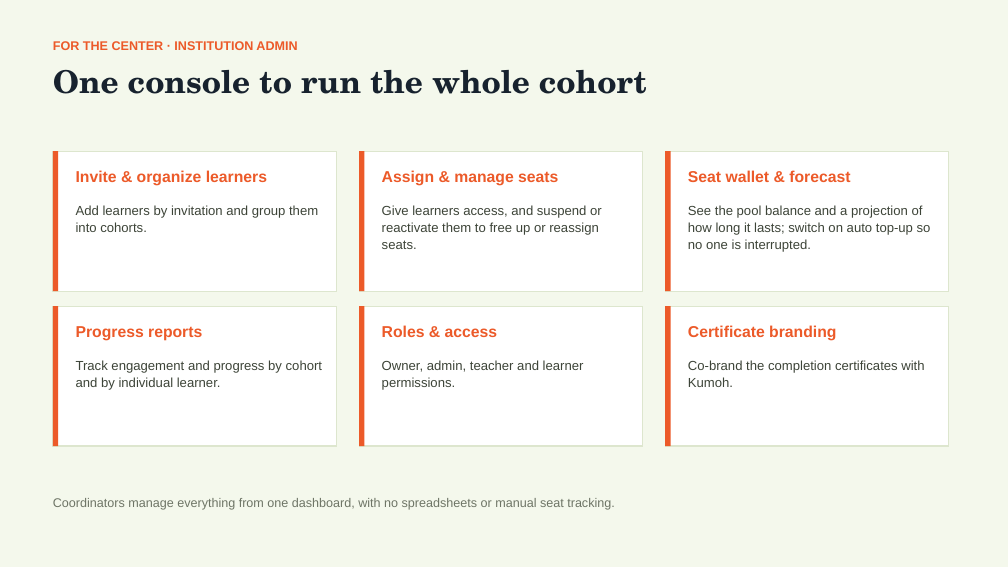
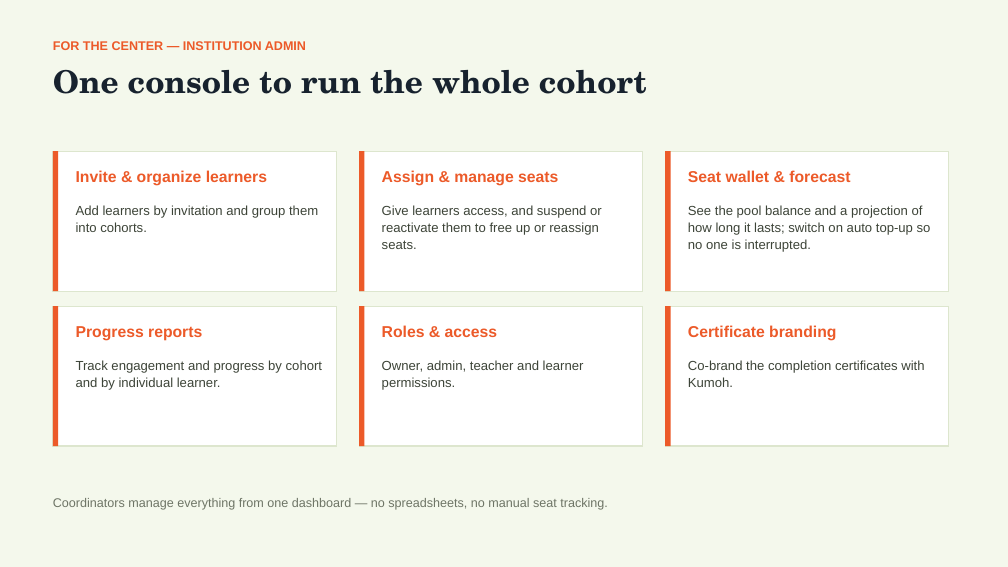
Before and after one commit to Ikechisaviour/Lingo-Booth1, a slide deck: slide 6 of kumoh-pilot/Kumoh_Pitch_Deck.pptx. Drawn at 1008x567 pixels with LibreOffice and Linux fonts; fonts in the diff are those of the drawing. Boxes give left, top, right and bottom in pixels: in the first picture for what was removed or moved away, otherwise in the second. Text is boxed around its words. In the diff, an @@ line names an element or a change of style, - is before the commit and + after.

```diff
--- a/kumoh-pilot/Kumoh_Pitch_Deck.pptx
+++ b/kumoh-pilot/Kumoh_Pitch_Deck.pptx
@@ text at (x1=53, y1=41, x2=306, y2=50): text changed @@
-FOR THE CENTER · INSTITUTION ADMIN
+FOR THE CENTER — INSTITUTION ADMIN
@@ text at (x1=53, y1=498, x2=608, y2=510): text changed @@
-Coordinators manage everything from one dashboard, with no spreadsheets or manual seat tracking.
+Coordinators manage everything from one dashboard — no spreadsheets, no manual seat tracking.
```
Also in this commit, not shown: 6 other slides changed, 42 other files.
